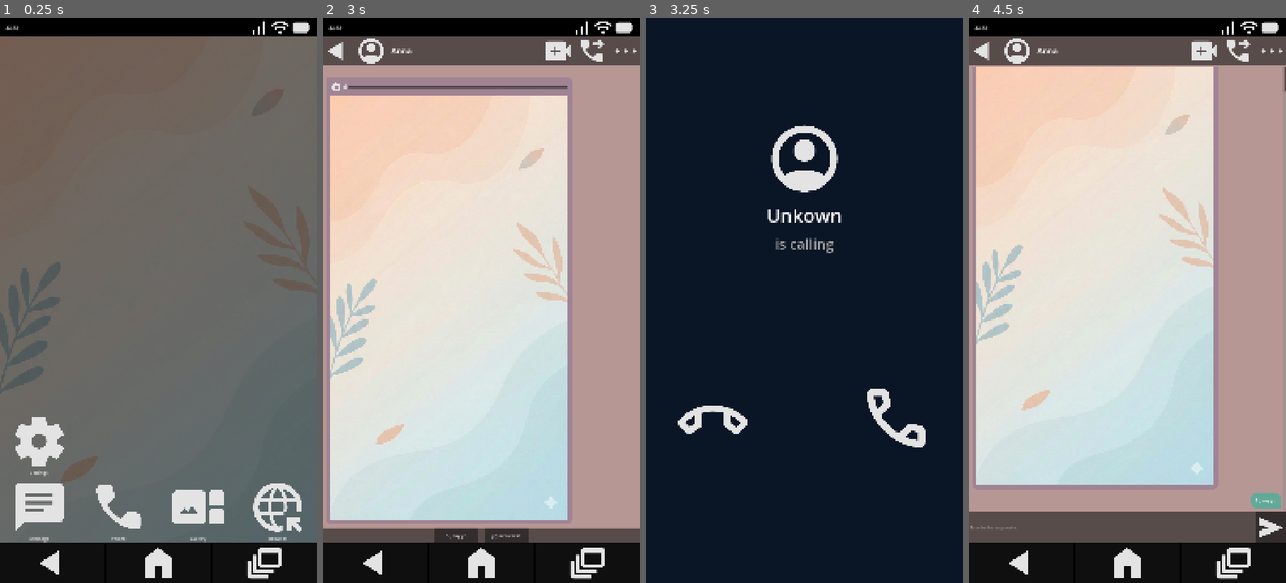
Above: before the commit, frames 1-4 (left to right).
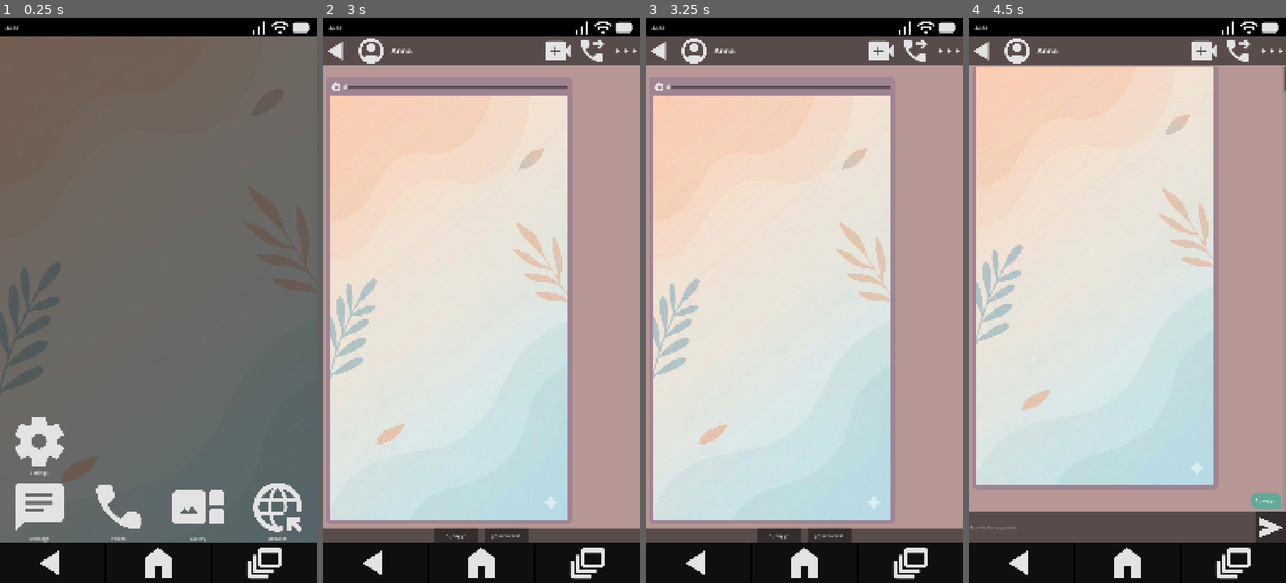
Above: after the commit, the same moments.

Repository: AlfredoCamarena/GD-Phone
Game: Godot game, scene res://_System/Main/main.tscn
Same seed, same stepped clock (60 frames per second), same inputs: the game is played once before the commit and once after it. Sound files missing from this copy of the repository are replaced by a short silence.
Inputs (mouse positions are in pixels of both pictures, inside the frame that each line leads up to):
- Up to frame 1 (0.25 s): no input
- Up to frame 2 (3 s): click "Message" at 0.5 s; click (481, 74) at 1.25 s; click (335, 85) at 2 s; click (335, 85) at 2.75 s
- Up to frame 3 (3.25 s): no input
- Up to frame 4 (4.5 s): click (1035, 419) at 3.52 s; click "Sí, soy yo" at 4.25 s

Frames 1-2 are identical in both runs. In frame 3, 93% of the frame differs, in the area x 0-100%, y 0-100%; in frame 4, nothing differs.

Commit message:
Add active call system

Diff:
--- a/_System/Main/main.gd
+++ b/_System/Main/main.gd
@@ -15,10 +15,6 @@
 func _ready() -> void:
 	_connect_signals()
 
-	# TODO: Quitar llamada de prueba
-	await get_tree().create_timer(3.0).timeout
-	call_screen.start_call()
-
 
 func _open_app(scene: PackedScene) -> void:
 	_clear_app_container()
--- a/_System/Overlays/CallScreen/call_screen.gd
+++ b/_System/Overlays/CallScreen/call_screen.gd
@@ -2,42 +2,87 @@
 extends Control
 
 signal call_accepted
-signal call_declined
+signal call_ended
 
 @onready var photo_rect: TextureRect = %PhotoRect
 @onready var name_label: Label = %NameLabel
 @onready var status_label: Label = %StatusLabel
+@onready var timer_label: Label = %TimerLabel
 @onready var decline_button: Button = %DeclineButton
 @onready var accept_button: Button = %AcceptButton
 @onready var ringtone_player: AudioStreamPlayer = %RingtonePlayer
+@onready var voice_player: AudioStreamPlayer = %VoicePlayer
 
-func _ready() -> void:
-	accept_button.pressed.connect(_on_accept)
-	decline_button.pressed.connect(_on_decline)
+var is_active_call := false
+var call_duration := 0.0
 
-
-func start_call(contact_name: String = "Unkown", photo: Texture2D = null) -> void:
-	status_label.text = "is calling"
+func start_call(voice_audio: AudioStream, contact_name: String = "Unkown", photo: Texture2D = null) -> void:
+	voice_player.stream = voice_audio
 	name_label.text = contact_name
 	if photo:
 		photo_rect.texture = photo
+
+	_reset_ui()
 
 	show()
 	ringtone_player.play()
 
 
+func stop_call() -> void:
+	is_active_call = false
+	set_process(false)
+	ringtone_player.stop()
+	voice_player.stop()
+	hide()
+
+
+func _ready() -> void:
+	accept_button.pressed.connect(_on_accept)
+	decline_button.pressed.connect(_on_decline)
+	set_process(false)
+
+
+func _process(delta: float) -> void:
+	if is_active_call:
+		call_duration += delta
+		timer_label.text = _format_time(call_duration)
+
+		if not voice_player.playing and call_duration > 1.0:
+			_on_decline()
+
+
+func _reset_ui() -> void:
+	is_active_call = false
+	call_duration = 0.0
+	timer_label.text = _format_time(call_duration)
+
+	timer_label.hide()
+	status_label.text = "is calling"
+	status_label.show()
+	accept_button.show()
+	decline_button.show()
+
+
+func _format_time(seconds: float) -> String:
+	var mins := int(seconds / 60)
+	var secs := int(seconds) % 60
+	return "%02d:%02d" % [mins, secs]
+
+
 func _on_accept() -> void:
+	ringtone_player.stop()
 	call_accepted.emit()
-	#TODO: Agregar pantalla de llamada activa
-	stop_call()
+
+	is_active_call = true
+	set_process(true)
+
+	accept_button.hide()
+	status_label.hide()
+	timer_label.show()
+
+	voice_player.play()
 
 
 func _on_decline() -> void:
-	status_label.text = "call declined"
-	call_declined.emit()
 	stop_call()
-
-
-func stop_call() -> void:
-	hide()
-	ringtone_player.stop()
+	call_ended.emit()
--- a/_System/Overlays/CallScreen/call_screen.tscn
+++ b/_System/Overlays/CallScreen/call_screen.tscn
@@ -18,6 +18,9 @@
 [node name="RingtonePlayer" type="AudioStreamPlayer" parent="."]
 unique_name_in_owner = true
 stream = ExtResource("2_pibj0")
+
+[node name="VoicePlayer" type="AudioStreamPlayer" parent="."]
+unique_name_in_owner = true
 
 [node name="Background" type="ColorRect" parent="."]
 layout_mode = 1
@@ -68,8 +71,18 @@
 theme_override_font_sizes/font_size = 48
 text = "is calling"
 
+[node name="TimerLabel" type="Label" parent="MainContainer/VBoxContainer"]
+unique_name_in_owner = true
+visible = false
+layout_mode = 2
+size_flags_horizontal = 4
+theme_override_colors/font_color = Color(0.64705884, 0.64705884, 0.64705884, 1)
+theme_override_font_sizes/font_size = 48
+text = "00:00"
+
 [node name="ButtonsContainer" type="HBoxContainer" parent="MainContainer/VBoxContainer"]
 layout_mode = 2
+size_flags_horizontal = 4
 size_flags_vertical = 6
 theme_override_constants/separation = 100
 
@@ -82,10 +95,6 @@
 flat = true
 expand_icon = true
 
-[node name="Separator" type="Control" parent="MainContainer/VBoxContainer/ButtonsContainer"]
-layout_mode = 2
-size_flags_horizontal = 3
-
 [node name="AcceptButton" type="Button" parent="MainContainer/VBoxContainer/ButtonsContainer"]
 unique_name_in_owner = true
 custom_minimum_size = Vector2(256, 256)
